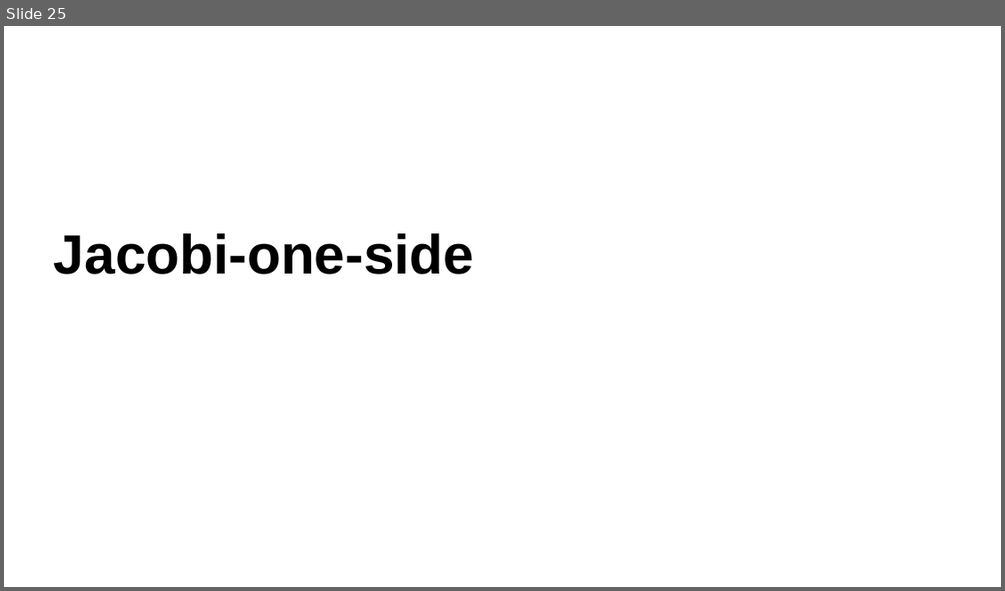
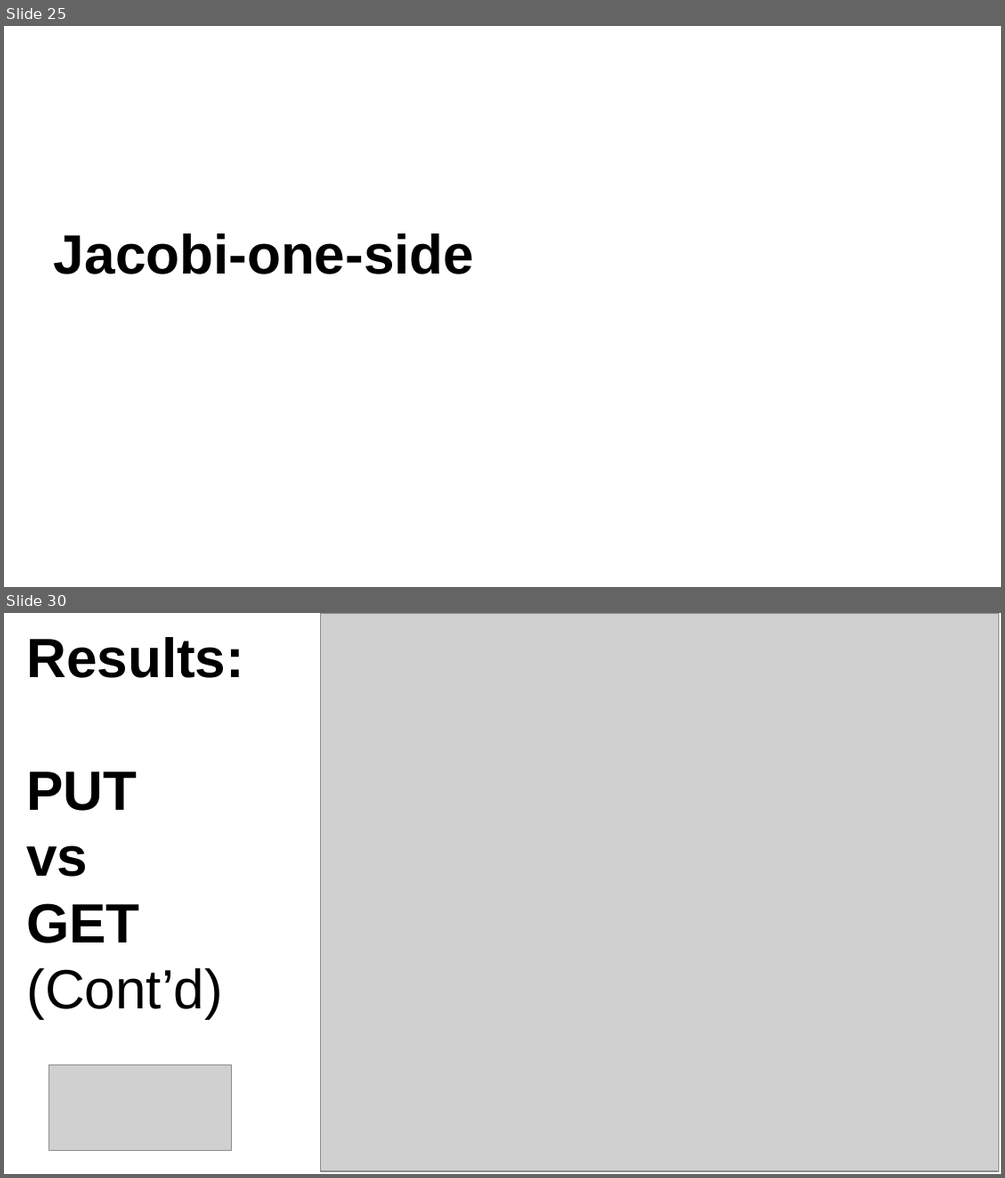
Before and after one commit to IsacPasianotto/Parallel-Programming-HPC, a slide deck: presentation.odp. Shown one above the other, each under a label of ours: slide 25 before the commit, slides 25 and 30 after it; the slides between them are not shown. The pictures are 1005x591 and 1005x1178 pixels, drawn with LibreOffice and Linux fonts; fonts in the diff are those of the drawing; grey boxes stand for pictures. Boxes give left, top, right and bottom in pixels: in the first picture for what was removed or moved away, otherwise in the second. Text is boxed around its words. In the diff, an @@ line names an element or a change of style, - is before the commit and + after.

```diff
--- a/presentation.odp
+++ b/presentation.odp
@@ slide 30 added at (x1=4, y1=613, x2=1001, y2=1174), background #FFFFFF @@
@@ title added at (x1=26, y1=637, x2=244, y2=1019), 44 pt, text #000000, bold @@
+Results:
+PUT
+vs
+GET
+(Cont’d)
@@ picture added at (x1=321, y1=614, x2=999, y2=1172) @@
@@ picture added at (x1=49, y1=1065, x2=232, y2=1151) @@
```
Also in this commit, not shown: 1 slide changed, 7 other slides added, 2 other files.
